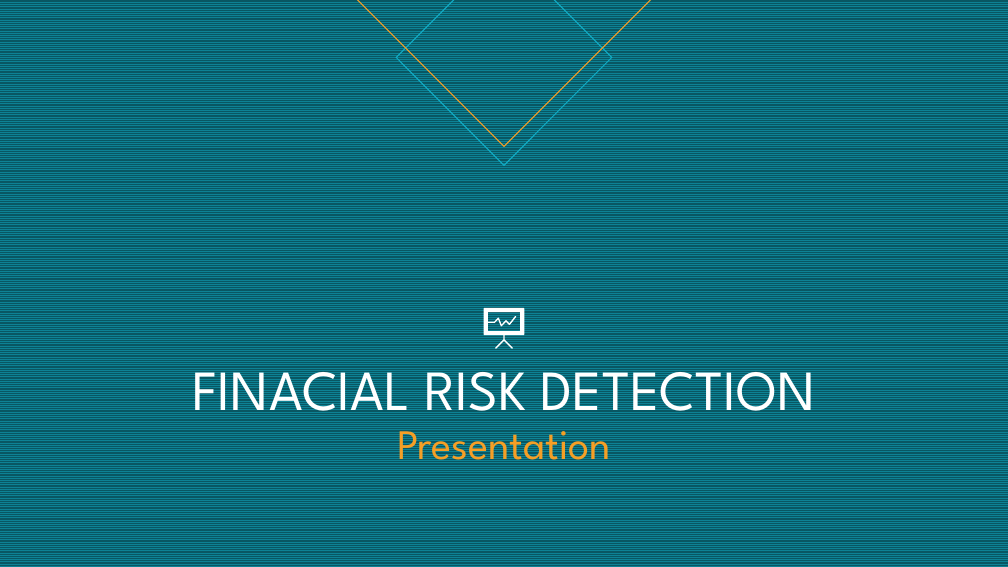
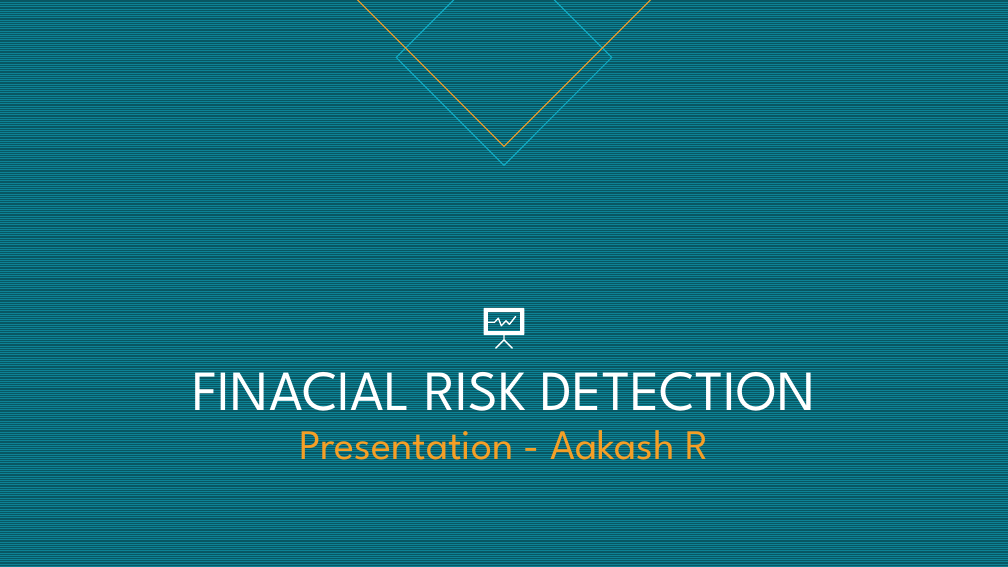
Before and after one commit to aakashr21/Financial-Risk-Analysis-Model, a slide deck: slide 1 of FINACIAL RISK DETECTION.pptx. Drawn at 1008x567 pixels with LibreOffice and Linux fonts; fonts in the diff are those of the drawing. Boxes give left, top, right and bottom in pixels: in the first picture for what was removed or moved away, otherwise in the second. Text is boxed around its words. In the diff, an @@ line names an element or a change of style, - is before the commit and + after.

```diff
--- a/FINACIAL RISK DETECTION.pptx
+++ b/FINACIAL RISK DETECTION.pptx
@@ title at (192, 353, 815, 472): text changed @@
-FINACIAL RISK DETECTION
-Presentation
+FINACIAL RISK DETECTION
+Presentation - Aakash R
```
